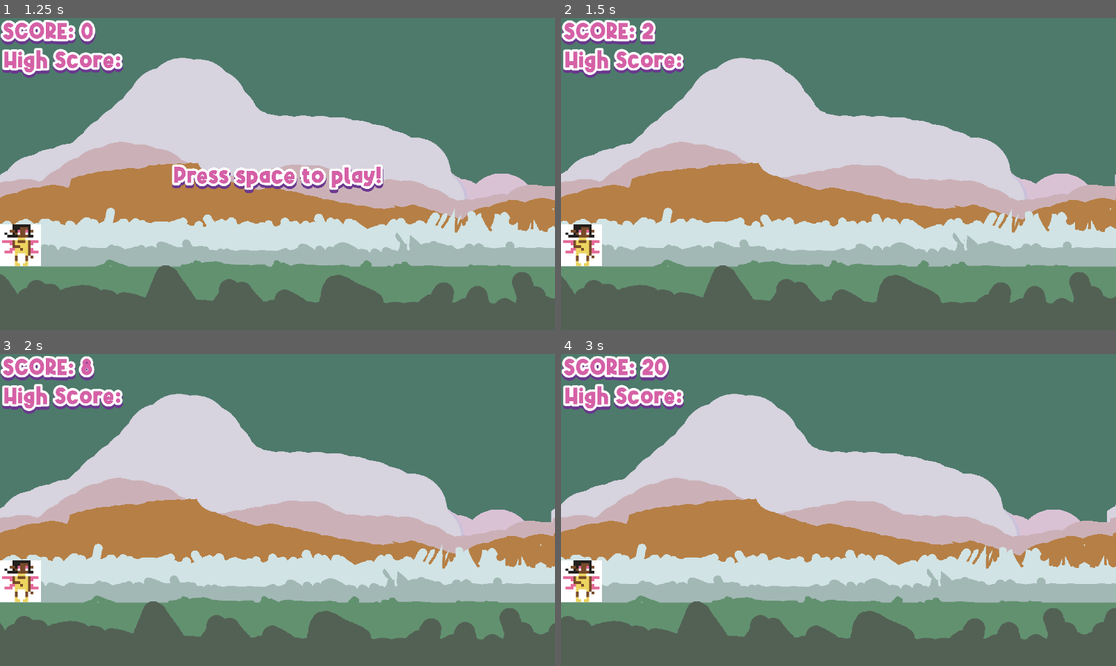
Above: before the commit, frames 1-4 (two rows, left to right).
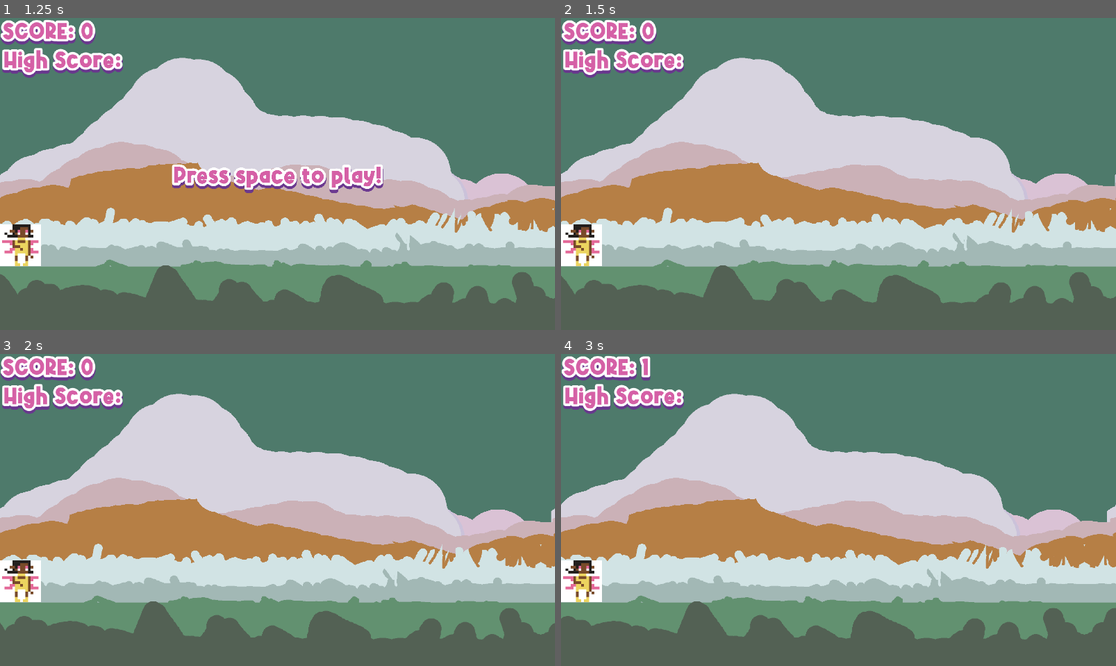
Above: after the commit, the same moments.

Repository: Teakitter/FlightlessFaeries
Game: Godot game, scene res://scenes/menu.tscn
Two runs of this game, one before a commit and one after it. Both use one fixed random seed, a clock stepped at 60 frames per second and the inputs below.
Inputs:
- Up to frame 1 (1.25 s): click "Play" at 0.5 s
- Up to frame 2 (1.5 s): tap Space at 1.25 s
- Up to frame 3 (2 s): tap W (jump) at 1.52 s
- Up to frame 4 (3 s): tap W (jump) at 2.27 s

Frame 1 is identical in both runs. In frame 2, 0.1% of the frame differs, in the area x 14-18%, y 0-9%; in frame 3, less than 0.1%; in frame 4, 0.3%, in the area x 14-20%, y 0-9%.

Commit message:
fixed score speed

Diff:
--- a/game/script/world.gd
+++ b/game/script/world.gd
@@ -6,7 +6,7 @@
 var score : int
 var game_running : bool
 
-const SCORE_MODIFIER : int = 5
+const SCORE_MODIFIER : int = 100
 const PLAYER_START_POS := Vector2i(70, 667)
 const CAM_START_POS := Vector2i(960, 520)
 const START_SPEED : float = 1
